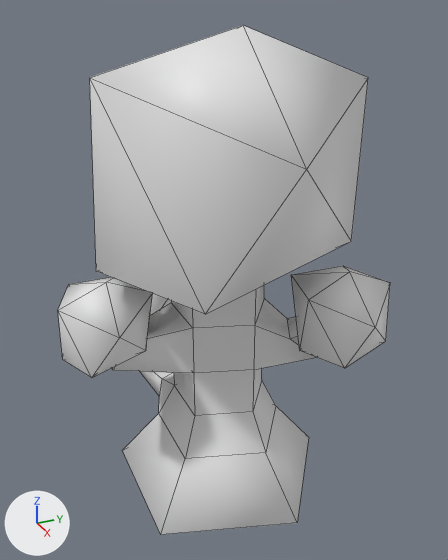
The FBX model Assets/Models/Tree.fbx: old version first, new version second.
Rendered twice from a camera (50 mm lens) standing at (2.43, -1.07, 2.31) and looking at (-0.02, 0.03, 1.08). The axes (+X, +Y, +Z) are drawn at lower left. The lights are the same throughout. Mesh edges are drawn as thin lines. Where no turn or scale is listed for an object, it has been applied to the vertices. Vertices at the same position are counted once.

Script lines for the objects in view, before the commit:
```python
me_cylinder_001 = bpy.data.meshes.new('Cylinder.001')
me_cylinder_001.from_pydata(...)  # 111 vertices, 140 faces; spans x -0.85..0.71, y -0.75..0.62, z -1.0..1.2
# faces by material slot: [60, 80]
me_cylinder_001.materials.append(mat_tree)  # white #e7e7e7
me_cylinder_001.materials.append(mat_leafs)  # white #e7e7e7
# before: 0 (0.0, 0.56, -1.0) at pixel (308, 437), 2 (0.53, 0.17, -1.0) at pixel (297, 522), 4 (0.33, -0.45, -1.0) at pixel (160, 534), 6 (-0.33, -0.45, -1.0) at pixel (122, 450), 8 (-0.53, 0.17, -1.0)
ob_tree = bpy.data.objects.new('Tree', me_cylinder_001)
ob_tree.location = (0.0, 0.0, 1.0)
```
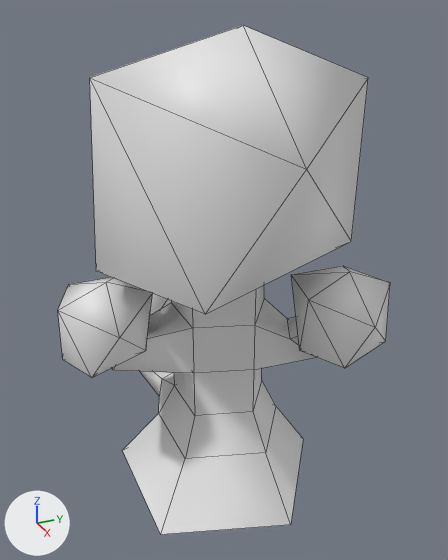
Where the change shows, as pixel boxes (x1, y1, x2, y2) in the pictures (448 x 560 px):
part 1 of me_cylinder_001, cut back
    before: (161, 406, 309, 534)
    after: (161, 406, 303, 534)

The change, as a list of edits to the scene's bpy script:
```text
Change me_cylinder_001:
    where me_cylinder_001.from_pydata(...)  # 111 vertices, 140 faces; spans x -0.85..0.71, y -0.75..0.62, z -1.0..1.2
    used by ob_tree; location = (0.0, 0.0, 1.0)
    verts and faces of me_cylinder_001; kept vertices keep their numbers, new ones are numbered from 111
    me_cylinder_001 part 1
    add delete_faces([(0, 2, 4, 6, 8)])
    add verts[0] = (-0.02, 0.53, -1.02)  # moved, pixel (303, 438)
    add verts[2] = (0.51, 0.15, -1.02)  # moved, pixel (290, 524)
```
